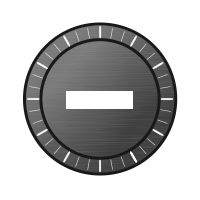
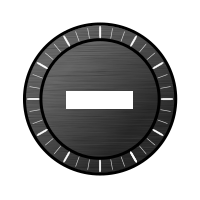
The second w=200, h=200 image is a revision of the first. Changes to its layers:
added layer "boule-brushed.svg #2" above "boule-brushed.svg #1" over [23, 22, 178, 176]
hid "boule-brushed.svg" over [23, 22, 178, 176]
